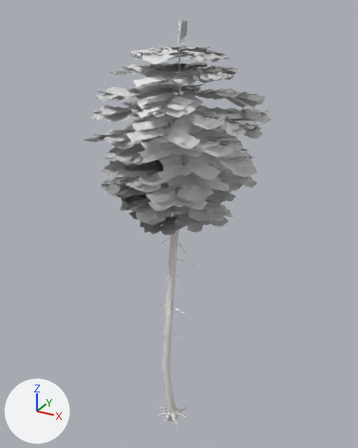
What one commit did to the glTF model nuri/public/models/trees/pine_2_lod1.glb.
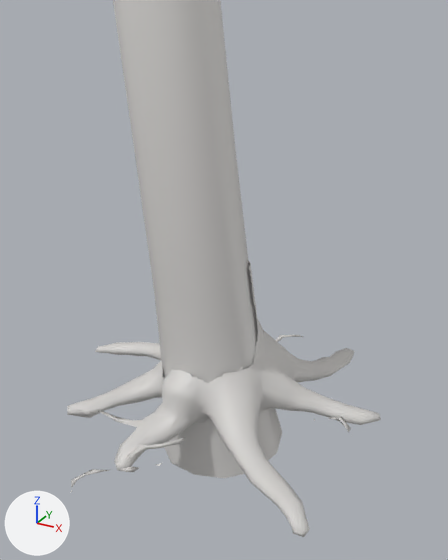
Each version appears first whole from a 50 mm lens placed at (9.46, -16.52, 18.67), pointed at (0.06, 0.57, 10.13), and next in a close-up from a 50 mm lens placed at (1.22, -2.22, 1.67), pointed at (-0.02, 0.04, 0.54). Lighting does not change. The marker at lower left points along +X, +Y and +Z. The last two pictures show the newer version. Vertices at exactly the same position are counted once.

The first close-up shows 'pine2_bark'.
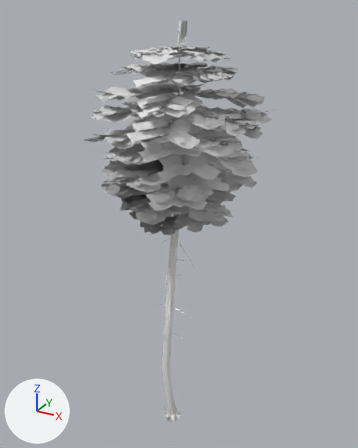
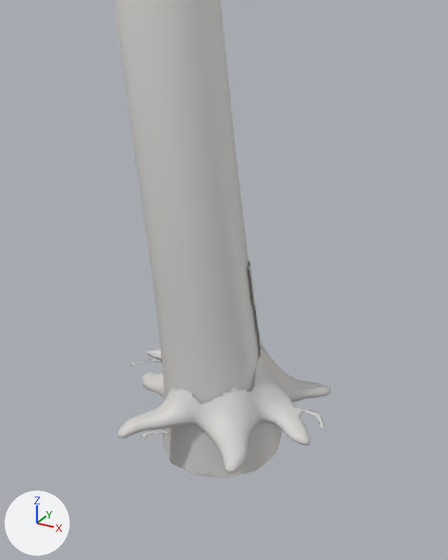
What changed in the scene script:
```text
Change me_pine2_bark:
    used by ob_pine2_bark; location = (0.0, 0.0, 0.0)
    remove me_pine2_bark.from_pydata(...)  # 3031 vertices, 4939 faces; spans x -2.3..3.1, y -2.5..3.0, z -0.3..17.7
    add me_pine2_bark.from_pydata(...)  # 3074 vertices, 4945 faces; spans x -2.3..3.1, y -2.5..3.0, z -0.3..17.7
    me_pine2_bark part 1: 10 loose pieces with 73 vertices, spanning x -0.2..0.2, y -0.9..0.7, z 0.0, are deleted
    me_pine2_bark part 2: 113 vertices moved from x -0.8..0.5, y -0.6..0.4, z -0.1..0.7 to x -0.6..0.5, y -0.5..0.4, z -0.1..0.7; 502 vertices removed from x -0.8..0.7, y -0.7..0.7, z -0.1..0.3; 618 vertices added at x -0.5..0.5, y -0.5..0.4, z -0.1..0.7
    other edits to the shape of me_pine2_bark do not show in these pictures
```

Pixel boxes [x1, y1, x2, y2] of what changed, in the close-ups (448 x 560 px; the box of a moved part takes in the faces that stretch with it):
'pine2_bark', reshaped: before [67, 0, 381, 537]; after [113, 0, 331, 478]
part 1 of me_pine2_bark, deleted: before [70, 335, 303, 493]
part 2 of me_pine2_bark, moved or reshaped: before [67, 264, 381, 537]; after [117, 260, 331, 473]
